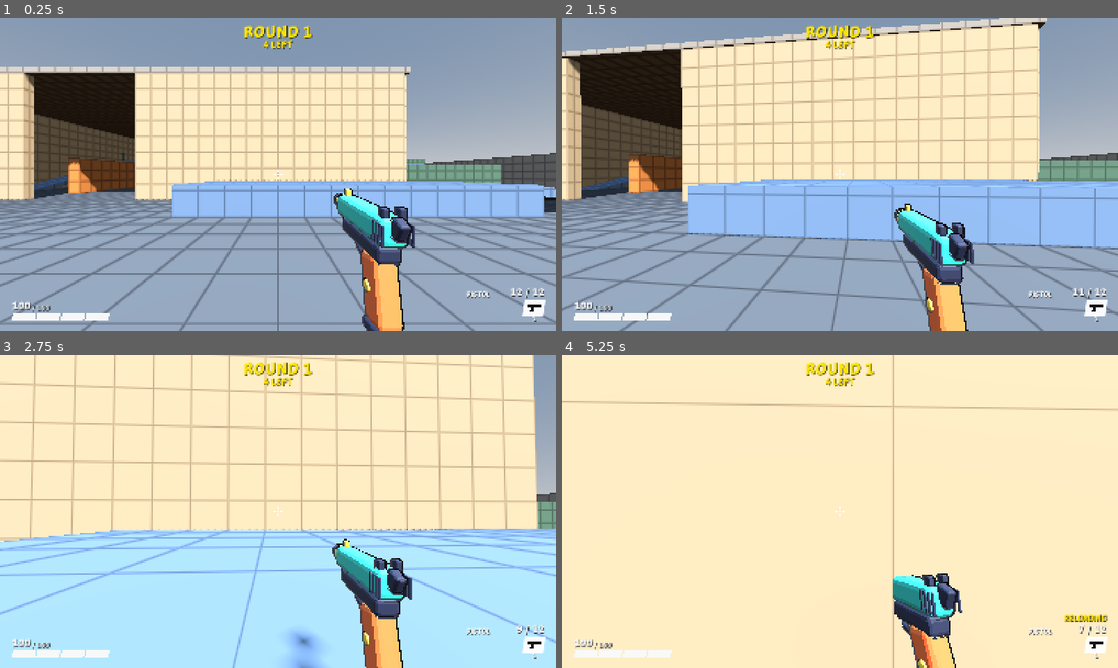
Above: before the commit, frames 1-4 (two rows, left to right).
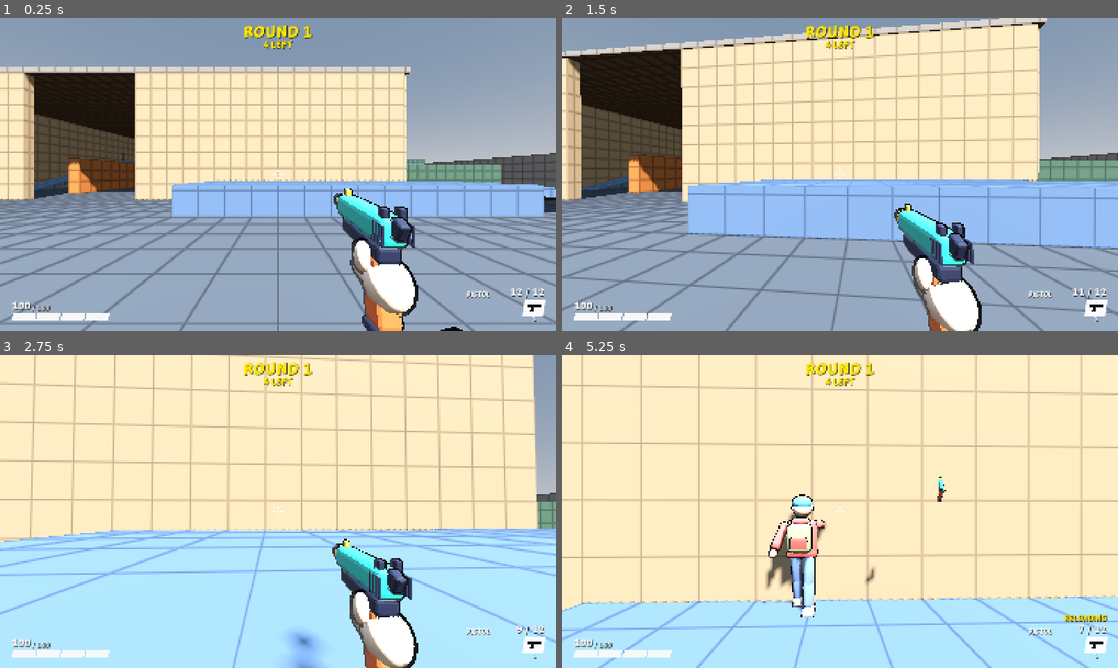
Above: after the commit, the same moments.

Repository: juanakajuan/zombie-survival-fps
Game: Godot game, scene res://levels/compound.tscn
Two runs of this game, one before a commit and one after it. Both use one fixed random seed, a clock stepped at 60 frames per second and the inputs below.
Inputs (mouse positions are in pixels of both pictures, inside the frame that each line leads up to):
- Up to frame 1 (0.25 s): no input
- Up to frame 2 (1.5 s): tap Enter (restart) at 0.5 s; move the mouse to (867, 174) at 0.52 s; hold Right mouse button (aim) 0.53-1.28 s; hold W (move_forward) from 0.53 s (still down); click (867, 174) at 0.67 s; tap Space (jump) at 0.77, 1.07 s; tap Ctrl (crouch) at 0.8, 1.35 s; move the mouse to (812, 174) at 1.27 s
- Up to frame 3 (2.75 s): keep holding W (move_forward); tap Space (jump) at 1.52, 1.82 s; click (250, 511) at 1.55 s; move the mouse to (289, 505) at 2.02 s; press the mouse at (289, 505) at 2.03 s; right-click (289, 505) at 2.3 s
- Up to frame 4 (5.25 s): keep holding W (move_forward); move the mouse to (834, 517) at 2.77 s; release the mouse at (834, 517) at 2.78 s; right-click (834, 517) at 2.85 s; click (834, 517) at 2.92 s; tap Space (jump) at 3.02, 3.32, 3.77, 4.07, 4.52, 4.82 s; tap Ctrl (crouch) at 3.05 s; move the mouse to (878, 514) at 3.52 s; hold Ctrl (crouch) 3.53-4.28 s; click (878, 514) at 3.8 s; tap R (reload) at 4.15 s; move the mouse to (795, 508) at 4.27 s; click (795, 508) at 4.35 s; right-click (795, 508) at 4.55 s; tap F5 (third_person, bound only after the commit) at 4.9 s; move the mouse to (845, 511) at 5.02 s; hold Shift (sprint) from 5.03 s (still down); click (845, 511) at 5.17 s

The runs differ from the first frame. In frame 1, 1.7% of the frame differs, in the area x 62-84%, y 70-100%; in frame 2, 1.7%; in frame 3, 1.7%; in frame 4, 29%, in the area x 0-100%, y 0-100%.

Commit message:
feat: bend the knees on crouch, add a third-person debug camera, and show the hand on the gun
Each leg now has a shin and a foot. While crouched, PlayerAnimator swings
the thighs forward, bends the shins back by twice that, keeps the feet
flat, and drops the body so the feet stay on the floor. This replaces the
squash, and the crouched body now fits about the crouch capsule.

In a debug build, F5 (the third_person action) moves the camera behind
the player, out of walls, and shows the body in place of the
first-person gun.

The first-person pistol now has the Scout's right hand on its grip, from
the ViewArm scene in player.blend. A RemoteTransform3D on the gun moves
it; during the reload throw it follows the gun without its spin.

Diff:
--- a/player/player.gd
+++ b/player/player.gd
@@ -58,6 +58,13 @@
 ## Render layers of the body model. The player's own camera does not draw these layers.
 @export_flags_3d_render var body_layers: int = 2
 
+@export_group("Third person (debug)")
+## In a debug build, the third_person action moves the camera behind the player so the body shows.
+## The camera sits this far behind the head, and stops short of walls.
+@export_range(0.5, 10.0, 0.1, "suffix:m") var third_person_distance: float = 3.0
+## The camera moves this far to the right of the head, over the shoulder.
+@export_range(-2.0, 2.0, 0.05, "suffix:m") var third_person_shoulder: float = 0.6
+
 @onready var head: Node3D = $Head
 @onready var camera: Camera3D = $Head/Camera3D
 @onready var hud: Hud = $Hud
@@ -78,6 +85,7 @@
 var _shape: CapsuleShape3D
 var _stand_height: float
 var _stand_head_height: float
+var _third_person := false
 
 
 func _enter_tree() -> void:
@@ -121,6 +129,8 @@
 	if event is InputEventMouseMotion:
 		if Input.mouse_mode == Input.MOUSE_MODE_CAPTURED:
 			look((event as InputEventMouseMotion).screen_relative)
+	elif event.is_action_pressed("third_person") and OS.is_debug_build():
+		_set_third_person(not _third_person)
 	elif event.is_action_pressed("ui_cancel"):
 		get_viewport().set_input_as_handled()
 		Input.mouse_mode = Input.MOUSE_MODE_VISIBLE
@@ -152,7 +162,7 @@
 	elif _stance != Stance.SLIDING:
 		_accelerate(wish_dir, target_speed, ground_acceleration, delta)
 	move_and_slide()
-	animator.advance(delta, _horizontal_speed(), not is_on_floor() or is_sliding(), is_aiming(), head.rotation.x)
+	animator.advance(delta, _horizontal_speed(), not is_on_floor() or is_sliding(), is_crouching(), is_aiming(), head.rotation.x)
 	# The weapon is a child of the camera and fires in its own _physics_process, after this one.
 	# This puts the shot at the true head position, not the one drawn on screen.
 	_place_camera(head.global_position)
@@ -217,7 +227,28 @@
 
 
 func _place_camera(origin: Vector3) -> void:
-	camera.global_transform = Transform3D(_look_basis(), origin)
+	var basis := _look_basis()
+	if _third_person:
+		var target := origin + basis * Vector3(third_person_shoulder, 0.0, third_person_distance)
+		var query := PhysicsRayQueryParameters3D.create(origin, target, collision_mask, [get_rid()])
+		var hit := get_world_3d().direct_space_state.intersect_ray(query)
+		if not hit.is_empty():
+			var wall: Vector3 = hit["position"]
+			target = wall + (origin - target).normalized() * 0.2
+		origin = target
+	camera.global_transform = Transform3D(basis, origin)
+
+
+## Whether the camera is behind the player, from the debug third_person action.
+func is_third_person() -> bool:
+	return _third_person
+
+
+func _set_third_person(on: bool) -> void:
+	_third_person = on
+	camera.cull_mask = camera.cull_mask | body_layers if on else camera.cull_mask & ~body_layers
+	if weapon.view_model != null:
+		weapon.view_model.visible = not on
 
 
 func _look_basis() -> Basis:
@@ -295,7 +326,6 @@
 func _set_stance(stance: Stance) -> void:
 	_stance = stance
 	_shape.height = crouch_height if is_crouching() else _stand_height
-	body.scale.y = _shape.height / _stand_height
 	_collision.position.y = _shape.height / 2.0
 
 
--- a/player/player_animator.gd
+++ b/player/player_animator.gd
@@ -1,8 +1,10 @@
 class_name PlayerAnimator
 extends Node
 ## Poses the player's body model in code: a walk that follows the move speed, an idle sway, a pose in the air and
-## on a slide, a right arm that holds the gun where the player looks, and both arms up while aiming.
-## It moves the parts of art_source/player.blend: LegL, LegR, and Torso, with its children Head, ArmL, and ArmR.
+## on a slide, bent knees while crouched, a right arm that holds the gun where the player looks, and both arms up
+## while aiming.
+## It moves the parts of art_source/player.blend: LegL and LegR, each with a child shin (ShinL, ShinR) that has a
+## child foot (FootL, FootR), and Torso with its children Head, ArmL, and ArmR.
 
 @export_group("Walk")
 ## Full leg cycles for each metre walked.
@@ -28,59 +30,87 @@
 ## In the air, the free arm lifts out by this angle.
 @export_range(0.0, 120.0, 1.0, "suffix:°") var air_arm: float = 50.0
 
+@export_group("Crouch")
+## While crouched, each thigh swings forward by this angle and each shin bends back by twice it, so the feet stay
+## under the hips and flat. The body drops to keep the feet on the floor.
+@export_range(0.0, 85.0, 1.0, "suffix:°") var knee_bend: float = 80.0
+@export_range(0.0, 45.0, 1.0, "suffix:°") var crouch_lean: float = 35.0
+
 @export_group("Look")
 ## The right arm points forward by this angle when the player looks straight ahead.
 @export_range(0.0, 120.0, 1.0, "suffix:°") var hold_angle: float = 80.0
 ## The part of the look pitch that the head follows. The arms that hold the gun follow all of it.
 @export_range(0.0, 1.0, 0.01) var head_follow: float = 0.6
 
-## How fast the pose blends between walking, standing, in the air, and aiming.
+## How fast the pose blends between walking, standing, in the air, crouched, and aiming.
 @export_range(0.1, 40.0, 0.1) var blend_sharpness: float = 12.0
 
 var _leg_l: Node3D
 var _leg_r: Node3D
+var _shin_l: Node3D
+var _shin_r: Node3D
+var _foot_l: Node3D
+var _foot_r: Node3D
 var _torso: Node3D
 var _head: Node3D
 var _arm_l: Node3D
 var _arm_r: Node3D
 var _torso_rest_y: float
+var _hip_rest_y: float
+var _hip_to_ankle: float
 var _phase: float = 0.0
 var _time: float = 0.0
 var _walk_weight: float = 0.0
 var _air_weight: float = 0.0
 var _aim_weight: float = 0.0
+var _crouch_weight: float = 0.0
 
 
 ## Finds the parts in the model. Call it before the first advance().
 func attach(model: Node3D) -> void:
 	_leg_l = _part(model, "LegL")
 	_leg_r = _part(model, "LegR")
+	_shin_l = _part(model, "ShinL")
+	_shin_r = _part(model, "ShinR")
+	_foot_l = _part(model, "FootL")
+	_foot_r = _part(model, "FootR")
 	_torso = _part(model, "Torso")
 	_head = _part(model, "Head")
 	_arm_l = _part(model, "ArmL")
 	_arm_r = _part(model, "ArmR")
 	_torso_rest_y = _torso.position.y
+	_hip_rest_y = _leg_l.position.y
+	_hip_to_ankle = -_shin_l.position.y - _foot_l.position.y
 
 
 ## Moves the pose on by one step. `look_pitch` is in radians, positive up. `airborne` is true in the air and on a
 ## slide, when the legs hold a stride instead of walking.
-func advance(delta: float, speed: float, airborne: bool, aiming: bool, look_pitch: float) -> void:
+func advance(delta: float, speed: float, airborne: bool, crouching: bool, aiming: bool, look_pitch: float) -> void:
 	_time += delta
 	var blend := 1.0 - exp(-blend_sharpness * delta)
 	_air_weight = lerpf(_air_weight, 1.0 if airborne else 0.0, blend)
 	var grounded := 1.0 - _air_weight
 	_walk_weight = lerpf(_walk_weight, 1.0 if speed > walk_threshold and not airborne else 0.0, blend)
 	_aim_weight = lerpf(_aim_weight, 1.0 if aiming else 0.0, blend)
+	_crouch_weight = lerpf(_crouch_weight, 1.0 if crouching else 0.0, blend)
 	if not airborne:
 		_phase = fmod(_phase + speed * delta * steps_per_metre * TAU, TAU)
 
 	var step := sin(_phase)
 	var idle := sin(_time * idle_rate * TAU) * (1.0 - _walk_weight) * grounded
 	var stride := deg_to_rad(leg_swing) * step * _walk_weight
-	_leg_l.rotation.x = stride + deg_to_rad(front_leg) * _air_weight
-	_leg_r.rotation.x = -stride - deg_to_rad(back_leg) * _air_weight
-	_torso.position.y = _torso_rest_y + bob_height * absf(cos(_phase)) * _walk_weight
-	var lean := run_lean * clampf(speed / run_speed, 0.0, 1.0) * _walk_weight
+	var bend := deg_to_rad(knee_bend) * _crouch_weight
+	_leg_l.rotation.x = stride + deg_to_rad(front_leg) * _air_weight + bend
+	_leg_r.rotation.x = -stride - deg_to_rad(back_leg) * _air_weight + bend
+	_shin_l.rotation.x = -2.0 * bend
+	_shin_r.rotation.x = -2.0 * bend
+	_foot_l.rotation.x = bend
+	_foot_r.rotation.x = bend
+	var drop := _hip_to_ankle * (1.0 - cos(bend))
+	_leg_l.position.y = _hip_rest_y - drop
+	_leg_r.position.y = _hip_rest_y - drop
+	_torso.position.y = _torso_rest_y - drop + bob_height * absf(cos(_phase)) * _walk_weight
+	var lean := run_lean * clampf(speed / run_speed, 0.0, 1.0) * _walk_weight + crouch_lean * _crouch_weight
 	_torso.rotation.x = deg_to_rad(-lean)
 	_torso.rotation.z = deg_to_rad(idle_sway * idle)
 	_head.rotation.x = look_pitch * head_follow + deg_to_rad(lean)
@@ -107,6 +137,11 @@
 	return _arm_l.rotation.x
 
 
+## The pitch of the left shin against its thigh in radians. Negative bends the knee.
+func knee_pitch() -> float:
+	return _shin_l.rotation.x
+
+
 ## The pitch of the head in radians. Positive tilts it up.
 func head_pitch() -> float:
 	return _head.rotation.x
--- a/project.godot
+++ b/project.godot
@@ -98,6 +98,11 @@
 "events": [Object(InputEventKey,"resource_local_to_scene":false,"resource_name":"","device":-1,"window_id":0,"alt_press …(195 unchanged characters)…
 ]
 }
+third_person={
+"deadzone": 0.2,
+"events": [Object(InputEventKey,"resource_local_to_scene":false,"resource_name":"","device":-1,"window_id":0,"alt_pressed":false,"shift_pressed":false,"ctrl_pressed":false,"meta_pressed":false,"pressed":false,"keycode":0,"physical_keycode":4194336,"key_label":0,"unicode":0,"location":0,"echo":false,"script":null)
+]
+}
 
 [layer_names]
 
--- a/tests/player/test_player.gd
+++ b/tests/player/test_player.gd
@@ -283,7 +283,7 @@
 	assert_almost_eq(camera.global_position.y, standing_eye, 0.01, "camera is back at standing height")
 
 
-func test_body_is_hidden_from_own_camera_and_shrinks_when_crouched() -> void:
+func test_body_is_hidden_from_own_camera_and_crouches_with_the_capsule() -> void:
 	var player := await spawn_player(Vector3.ZERO, SETTLE_FRAMES)
 	var camera := player.camera
 	var meshes := player.body.find_children("*", "MeshInstance3D", true, false)
@@ -294,10 +294,10 @@
 	assert_almost_eq(standing.position.y, player.global_position.y, 0.05, "standing body stands on the feet")
 	assert_almost_eq(standing.size.y, 1.85, 0.1, "standing body is about 1.85 m tall")
 	Input.action_press("crouch")
-	await run_seconds(0.2)
+	await run_seconds(0.5)
 	var crouched := _body_bounds(player)
-	assert_almost_eq(crouched.position.y, player.global_position.y, 0.05, "crouched body stands on the feet")
-	assert_almost_eq(crouched.size.y, standing.size.y * player.crouch_height / 1.8, 0.02, "crouched body shrinks with the capsule")
+	assert_almost_eq(crouched.position.y, player.global_position.y, 0.05, "crouched body keeps its feet on the floor")
+	assert_true(crouched.size.y < player.crouch_height + 0.15, "crouched body is about crouch_height tall, %s m" % crouched.size.y)
 
 
 func _body_bounds(player: Player) -> AABB:
--- a/tests/player/test_player_animator.gd
+++ b/tests/player/test_player_animator.gd
@@ -48,3 +48,15 @@
 	Input.action_press("aim")
 	await run_seconds(0.5)
 	assert_almost_eq(player.animator.free_arm_pitch(), player.animator.gun_arm_pitch(), 0.02, "free arm holds the gun too")
+
+
+func test_crouching_player_bends_its_knees() -> void:
+	var player := await spawn_player(Vector3.ZERO, SETTLE_FRAMES)
+	assert_almost_eq(player.animator.knee_pitch(), 0.0, 0.01, "knees straight while standing")
+	Input.action_press("crouch")
+	await run_seconds(0.5)
+	assert_true(player.animator.knee_pitch() < -deg_to_rad(player.animator.knee_bend) * 1.8,
+		"knees bend, %s rad" % player.animator.knee_pitch())
+	Input.action_release("crouch")
+	await run_seconds(0.5)
+	assert_almost_eq(player.animator.knee_pitch(), 0.0, 0.02, "knees straighten when the player stands")
--- /dev/null
+++ b/tests/player/test_third_person.gd
@@ -0,0 +1,45 @@
+extends TestCase
+
+const SETTLE_FRAMES := 3
+
+
+func test_third_person_puts_the_camera_behind_the_player_and_shows_the_body() -> void:
+	var player := await spawn_player(Vector3.ZERO, SETTLE_FRAMES)
+	_press_third_person()
+	await physics_frames(2)
+	var camera := player.camera
+	assert_true(player.is_third_person(), "third person is on")
+	var behind := camera.global_position - player.head.global_position
+	assert_almost_eq(behind.length(), Vector2(player.third_person_distance, player.third_person_shoulder).length(), 0.05,
+		"camera is behind the head")
+	assert_true(behind.dot(-camera.global_basis.z) < 0.0, "camera looks toward the player")
+	for mesh: MeshInstance3D in player.body.find_children("*", "MeshInstance3D", true, false):
+		assert_true(camera.cull_mask & mesh.layers != 0, "camera draws %s" % mesh.name)
+	assert_true(not player.weapon.view_model.is_visible_in_tree(), "the first-person gun hides")
+	_press_third_person()
+	await physics_frames(2)
+	assert_almost_eq(camera.global_position.distance_to(player.head.global_position), 0.0, 0.05, "camera is back in the head")
+	assert_true(player.weapon.view_model.is_visible_in_tree(), "the first-person gun shows again")
+
+
+func test_third_person_camera_stops_short_of_a_wall() -> void:
+	var player := await spawn_player(Vector3.ZERO, SETTLE_FRAMES)
+	var wall := StaticBody3D.new()
+	var shape := CollisionShape3D.new()
+	var box := BoxShape3D.new()
+	box.size = Vector3(6.0, 4.0, 0.4)
+	shape.shape = box
+	wall.add_child(shape)
+	wall.position = Vector3(0.0, 2.0, 1.5)
+	add_child(wall)
+	_press_third_person()
+	await physics_frames(2)
+	assert_true(player.camera.global_position.z < 1.3, "camera stays in front of the wall, z %s" % player.camera.global_position.z)
+
+
+func _press_third_person() -> void:
+	var event := InputEventAction.new()
+	event.action = &"third_person"
+	event.pressed = true
+	Input.parse_input_event(event)
+	Input.flush_buffered_events()
--- a/tests/weapons/test_view_model.gd
+++ b/tests/weapons/test_view_model.gd
@@ -124,3 +124,29 @@
 	player.weapon.try_fire()
 	await physics_frames(2)
 	assert_true(_pose(player).origin.z > rest.origin.z + 0.005, "the gun kicks back while aiming")
+
+
+func test_hand_holds_the_gun_through_a_shot() -> void:
+	var player := await spawn_player(Vector3.ZERO, SETTLE_FRAMES)
+	var view := player.weapon.view_model
+	assert_true(view.hand != null and view.hand.is_visible_in_tree(), "the first-person hand shows")
+	Input.action_press("fire")
+	await physics_frames(2)
+	assert_true(view.hand.global_transform.is_equal_approx(view.model.global_transform), "the hand kicks back with the gun")
+
+
+func test_hand_does_not_spin_with_the_thrown_gun() -> void:
+	var player := await spawn_player(Vector3.ZERO, SETTLE_FRAMES)
+	var weapon := player.weapon
+	var view := weapon.view_model
+	var rest_up := view.hand.global_basis.y
+	weapon.try_fire()
+	await physics_frames(SETTLE_FRAMES)
+	weapon.start_reload()
+	var lowest_dot := 1.0
+	for i in ceili(weapon.data.reload_time * Engine.physics_ticks_per_second):
+		await physics_frames(1)
+		lowest_dot = minf(lowest_dot, view.hand.global_basis.y.dot(rest_up))
+	assert_true(lowest_dot > 0.3, "the hand stays upright while the gun spins, lowest dot %s" % lowest_dot)
+	await physics_frames(SETTLE_FRAMES)
+	assert_true(view.hand.global_transform.is_equal_approx(view.model.global_transform), "the hand holds the new gun")
--- a/weapons/pistol_view.tscn
+++ b/weapons/pistol_view.tscn
@@ -3,15 +3,23 @@
 [ext_resource type="Script" path="res://weapons/view_model.gd" id="1_view"]
 [ext_resource type="PackedScene" path="res://weapons/pistol.glb" id="2_model"]
 [ext_resource type="PackedScene" path="res://weapons/pistol_thrown.tscn" id="3_thrown"]
+[ext_resource type="PackedScene" path="res://player/player_hand.glb" id="4_hand"]
 
-[node name="PistolView" type="Node3D" node_paths=PackedStringArray("motion", "model", "slide")]
+[node name="PistolView" type="Node3D" node_paths=PackedStringArray("motion", "model", "slide", "hand", "hand_anchor")]
 script = ExtResource("1_view")
 motion = NodePath("Motion")
 model = NodePath("Motion/Model")
 slide = NodePath("Motion/Model/Slide")
+hand = NodePath("Motion/Hand")
+hand_anchor = NodePath("Motion/Model/HandAnchor")
 thrown_scene = ExtResource("3_thrown")
 
 [node name="Motion" type="Node3D" parent="."]
 transform = Transform3D(1, 0, 0, 0, 1, 0, 0, 0, 1, 0.16, -0.19, -0.3)
 
 [node name="Model" parent="Motion" instance=ExtResource("2_model")]
+
+[node name="Hand" parent="Motion" instance=ExtResource("4_hand")]
+
+[node name="HandAnchor" type="RemoteTransform3D" parent="Motion/Model"]
+remote_path = NodePath("../../Hand")
--- a/weapons/view_model.gd
+++ b/weapons/view_model.gd
@@ -1,7 +1,7 @@
 class_name ViewModel
 extends Node3D
 ## First-person weapon model. Make it the root of a `view_model` scene, with this layout:
-## ViewModel > Motion > Model. Motion holds the hand position and follows the player's movement
+## ViewModel > Motion > Model, and an optional Motion > Hand. Motion holds the hand position and follows the player's movement
 ## (bob, sprint, crouch, jump, landing, look sway). Model plays the one-shot motions
 ## (raise, recoil, reload, lower on death) relative to Motion. A reload throws the gun away
 ## over the shoulder as debris and draws an identical new one.
@@ -9,6 +9,9 @@
 @export var motion: Node3D
 @export var model: Node3D
 @export var slide: Node3D
+## The hand that holds the gun, or null for none. hand_anchor, a child of the model, moves it with the gun.
+@export var hand: Node3D
+@export var hand_anchor: RemoteTransform3D
 
 @export_group("Raise")
 @export_range(0.0, 2.0, 0.01, "suffix:s") var raise_time: float = 0.45
@@ -201,6 +204,7 @@
 	slide.position = _slide_rest
 	_tween.set_ease(Tween.EASE_OUT).set_trans(Tween.TRANS_CUBIC)
 	_tween.tween_property(model, "transform", _wind_up, time * wind_up_fraction)
+	_tween.tween_callback(_hold_hand_upright.bind(true))
 	_tween.tween_method(_toss_step, 0.0, 1.0, _toss_time).set_ease(Tween.EASE_IN).set_trans(Tween.TRANS_QUAD)
 	_tween.tween_callback(_throw)
 	_tween.tween_interval(time * empty_hands_fraction)
@@ -229,6 +233,7 @@
 
 
 func _take_out_new_gun() -> void:
+	_hold_hand_upright(false)
 	model.transform = _lowered_transform()
 	model.show()
 
@@ -242,6 +247,7 @@
 	model.transform = _model_rest
 	slide.position = _slide_rest
 	model.show()
+	_hold_hand_upright(false)
 
 
 func _on_player_died() -> void:
@@ -253,6 +259,12 @@
 
 func _lowered_transform() -> Transform3D:
 	return _model_rest.translated_local(Vector3(0.0, -lower_distance, 0.0)).rotated_local(Vector3.RIGHT, deg_to_rad(lower_angle))
+
+
+## While the reload throw spins the gun, the hand follows the gun's path but does not spin with it.
+func _hold_hand_upright(upright: bool) -> void:
+	if hand_anchor != null:
+		hand_anchor.update_rotation = not upright
 
 
 func _restart_tween() -> void:
Binary file added: player/player_hand.glb
Not shown, added: player/player_hand.glb.import
Binary file changed: player/player_model.glb
Not shown, added: tests/player/test_third_person.gd.uid
Not shown, changed: CLAUDE.md
Not shown, changed: DESIGN.md
Not shown, changed: art_source/player.blend
